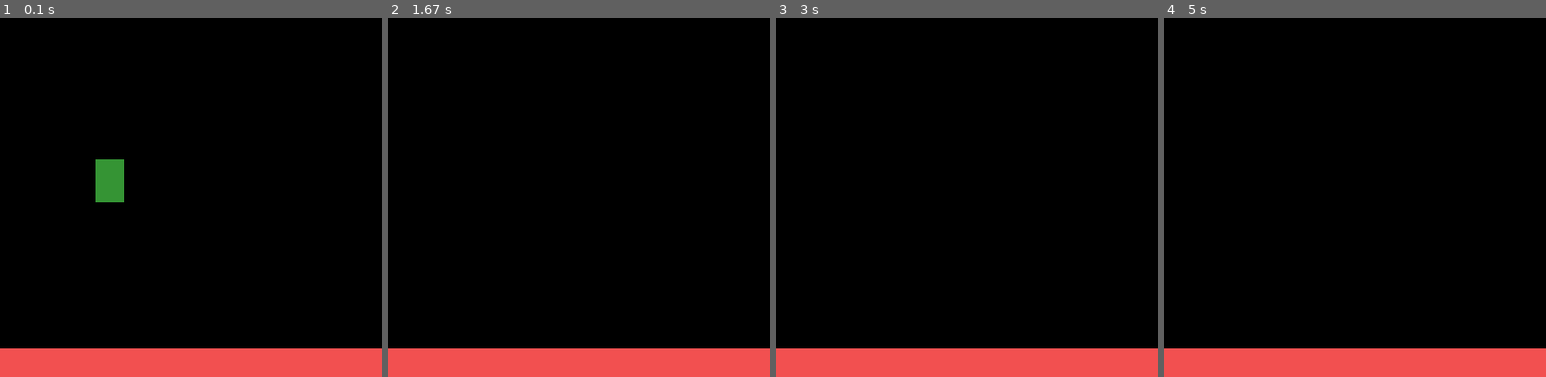
Above: before the commit, frames 1-4 (left to right).
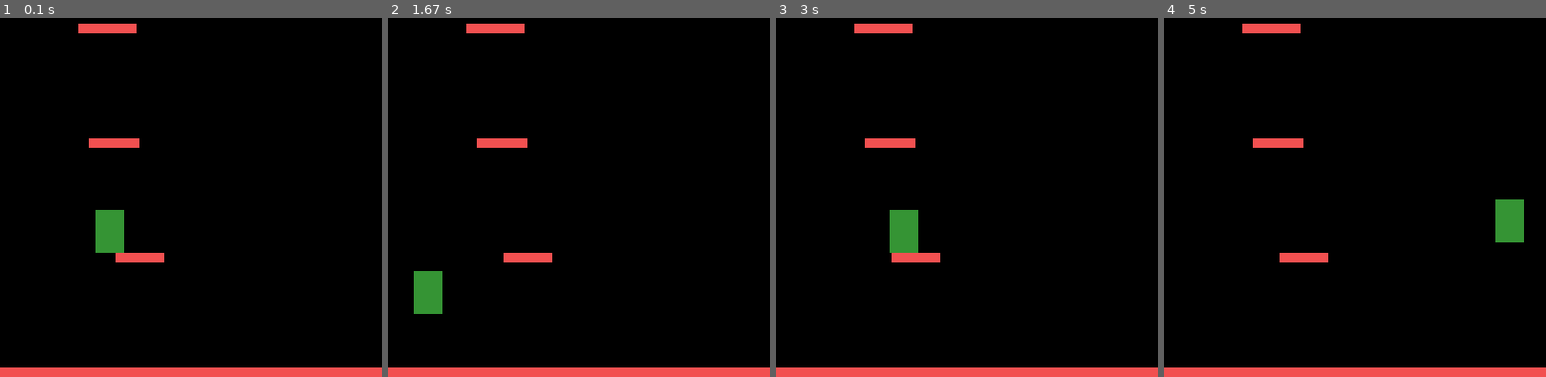
Above: after the commit, the same moments.

Repository: ALQETRE/LogiscoolPython
Game: pygame game, started from PyGame-Platformer/main.py
Same seed, same stepped clock (60 frames per second), same inputs: the game is played once before the commit and once after it.
Inputs:
- Up to frame 1 (0.1 s): no input
- Up to frame 2 (1.67 s): hold Right 0.33-0.8 s; hold Up 0.83-1.13 s; hold Right 1.17-1.63 s
- Up to frame 3 (3 s): hold Left 1.67-2.2 s; hold Left 2.23-2.63 s; hold Up from 2.67 s (still down)
- Up to frame 4 (5 s): release Up at 3.03 s; hold Right 3.07-3.7 s; hold Left 3.73-4.2 s; hold Right 4.23-4.7 s; hold Up from 4.73 s (still down)

The runs differ from the first frame. In frame 1, 8.2% of the frame differs, in the area x 0-100%, y 1-98%; in frame 2, 7.3%; in frame 3, 7.3%; in frame 4, 7.3%.

Commit message:
PyGame-Platformer2

Diff:
--- a/PyGame-Platformer/main.py
+++ b/PyGame-Platformer/main.py
@@ -1,5 +1,5 @@
 import pygame
-
+from random import randrange
 
 WIDTH = 400
 HEIGHT = 450
@@ -13,7 +13,9 @@
 BLACK = (0, 0, 0)
 WHITE = (255, 255, 255)
 
-PLATFORM_HEIGHT = 30
+# RGB
+
+PLATFORM_HEIGHT = 10
 PLATFORM_COLOR = RED
 
 PLAYER_HEIGHT = 45
@@ -21,8 +23,9 @@
 PLAYER_COLOR = GREEN
 
 ACC = 1
-MAX_SPEED = 40
+MAX_SPEED = 6
 FRIC = 1
+JUMP = 13
 
 pygame.init()
 window = pygame.display.set_mode((WIDTH, HEIGHT))
@@ -30,14 +33,15 @@
 
 clock = pygame.time.Clock()
 
-
 platforms = [pygame.rect.Rect(0, HEIGHT - PLATFORM_HEIGHT, WIDTH, PLATFORM_HEIGHT)]
 
 
 player = pygame.rect.Rect(100, 300, PLAYER_WIDTH, PLAYER_HEIGHT)
 
 vel_x = 0
-vel_y = -15
+vel_y = 0
+
+already_jump = False
 
 
 def draw_platforms():
@@ -45,14 +49,13 @@
         pygame.draw.rect(window, PLATFORM_COLOR, platform)
 
 def draw_player():
-    global vel_y, vel_x
+    global vel_y, vel_x, already_jump
 
     vel_y += GRAVITY
     player.y += vel_y
 
     pressed_keys = pygame.key.get_pressed()
     if pressed_keys[pygame.K_LEFT]:
-        print("LEFT")
         vel_x -= ACC
     elif pressed_keys[pygame.K_RIGHT]:
         vel_x += ACC
@@ -74,17 +77,61 @@
 
     player.x += vel_x
 
+    if player.x > WIDTH:
+        player.x = 0
+    elif player.x < 0:
+        player.x = WIDTH
+
+    can_jump = False
+
     for platform in platforms:
         if player.colliderect(platform):
             player.y = platform.y - PLAYER_HEIGHT
             vel_y = 0
+            can_jump = True
+
+    if can_jump and not already_jump:
+        if pressed_keys[pygame.K_UP]:
+            vel_y = -JUMP
+            already_jump = True
+
+    if not pressed_keys[pygame.K_UP]:
+        already_jump = False
 
     pygame.draw.rect(window, PLAYER_COLOR, player)
 
 
+def make_platform():
+    global platforms
+
+    width = randrange(50, 80)
+    x = randrange(0, WIDTH - width)
+    y = platforms[-1].y - 120
+    platform = pygame.rect.Rect(x, y, width, PLATFORM_HEIGHT)
+
+    platforms.append(platform)
+
+def move_screen():
+    player.y += 3
+    for platfor in platforms:
+        platfor.y += 3
+
+        if platfor.y > HEIGHT:
+            platforms.remove(platfor)
 
 while True:
+    for event in pygame.event.get():
+        if event.type == pygame.QUIT:
+            pygame.quit()
+            quit()
+
     window.fill(BLACK)
+
+    if player.y < HEIGHT / 3:
+        move_screen()
+
+    if platforms[-1].y > -30:
+        make_platform()
 
     draw_platforms()
     draw_player()
